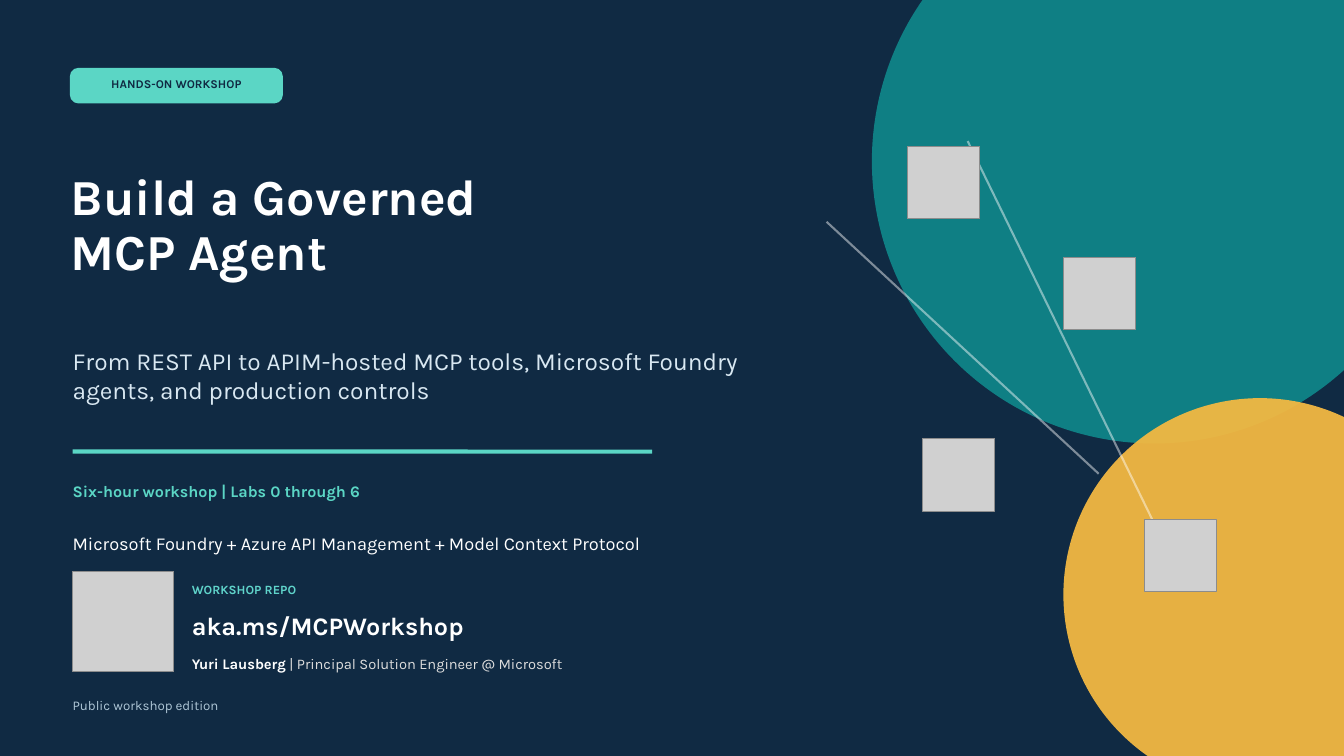
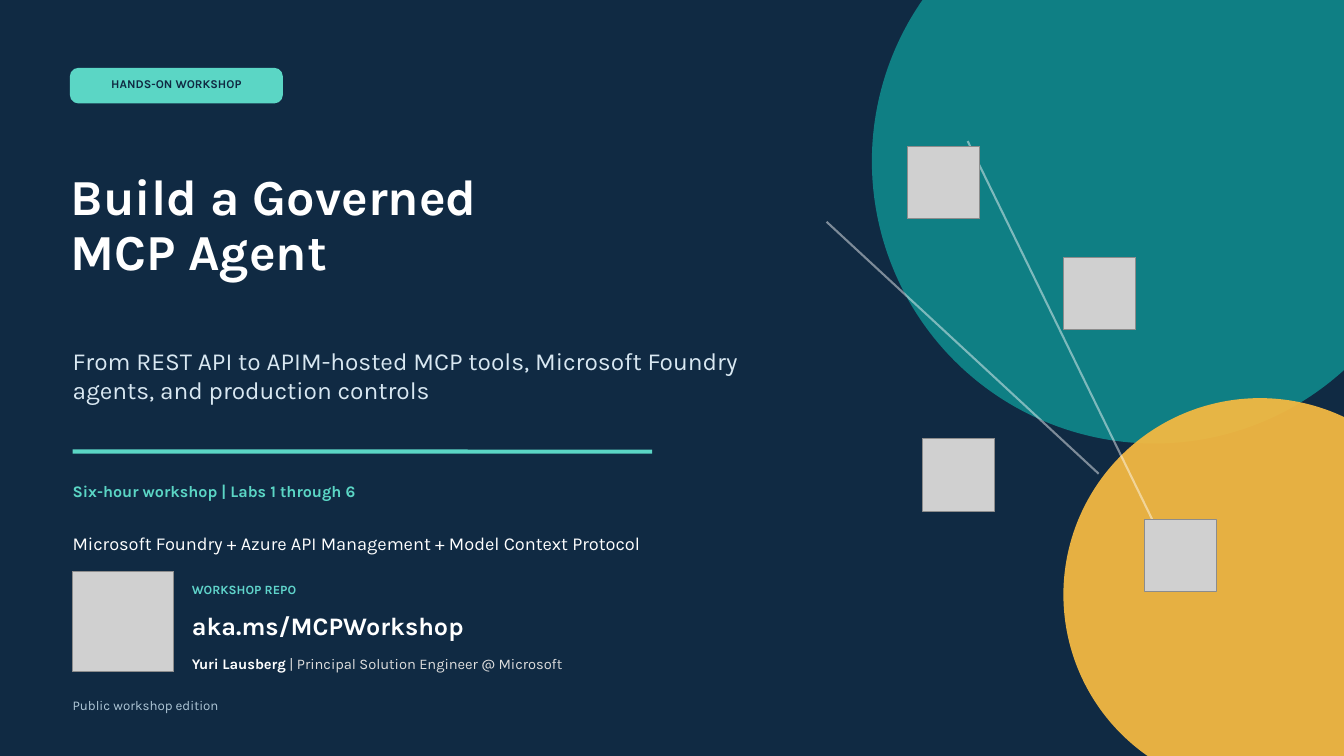
Before and after one commit to yurilausberg/foundry-apim-mcp-workshop, a slide deck: slide 1 of docs/foundry-apim-mcp-workshop.pptx. Drawn at 1344x756 pixels with LibreOffice and Linux fonts; fonts in the diff are those of the drawing; grey boxes stand for pictures. Boxes give left, top, right and bottom in pixels: in the first picture for what was removed or moved away, otherwise in the second. Text is boxed around its words. In the diff, an @@ line names an element or a change of style, - is before the commit and + after.

```diff
--- a/docs/foundry-apim-mcp-workshop.pptx
+++ b/docs/foundry-apim-mcp-workshop.pptx
@@ text at [73,485,356,501]: text changed @@
-Six-hour workshop | Labs 0 through 6
+Six-hour workshop | Labs 1 through 6
```
